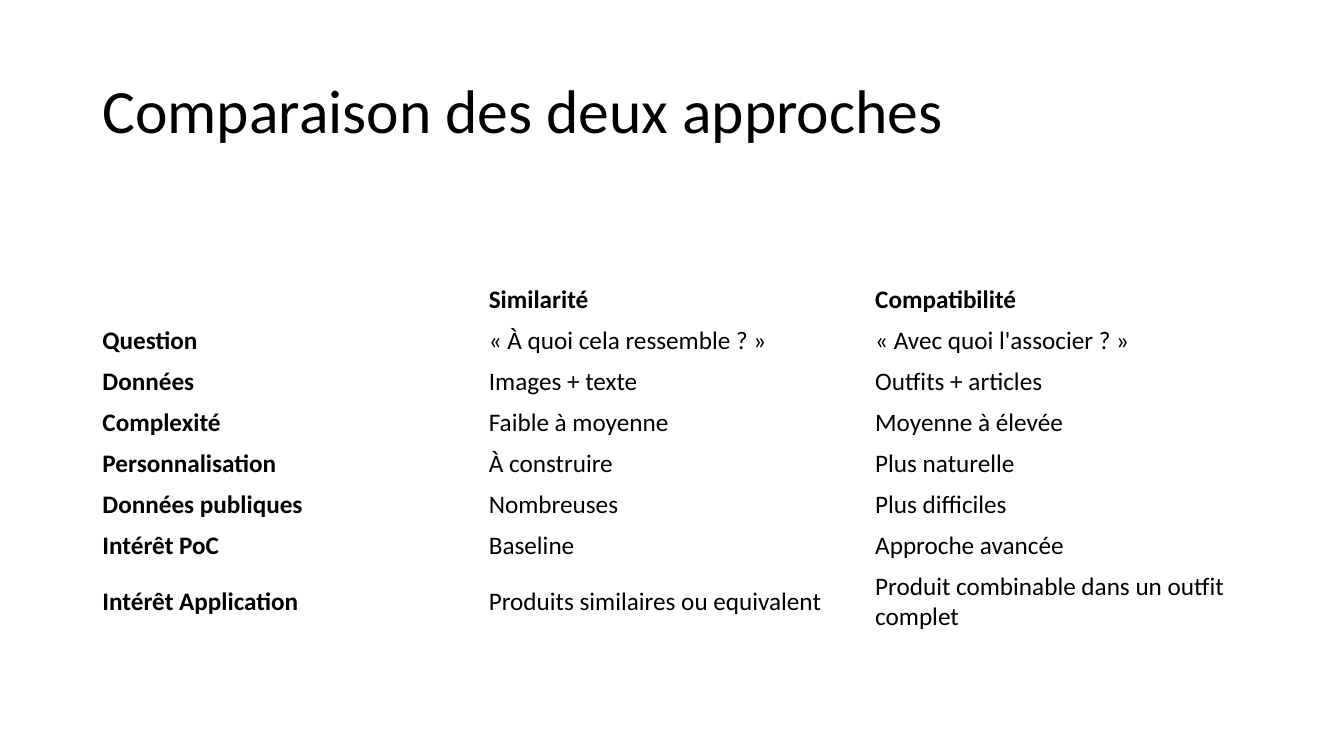
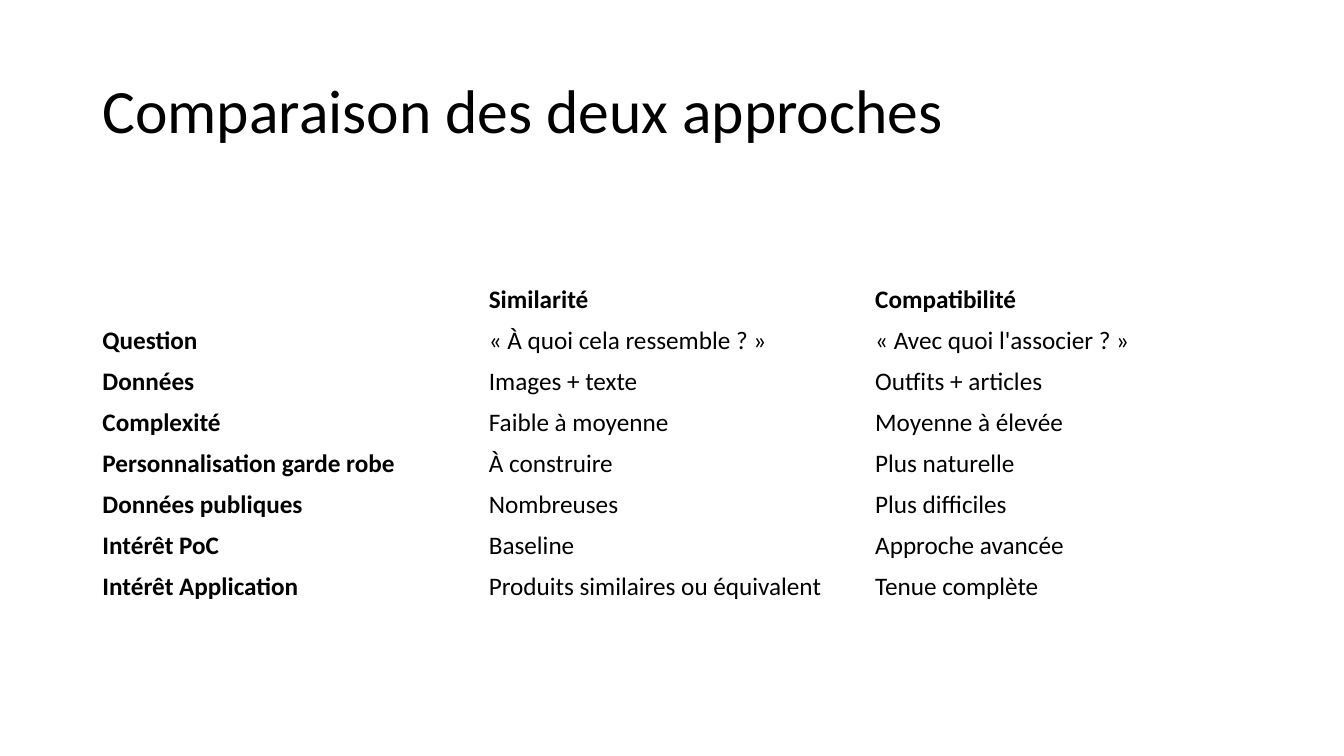
Before and after one commit to Ace4teaM/OCR-FashionInsta, a slide deck: slide 21 of POC.pptx (slide 19 before the commit). Drawn at 1344x756 pixels with LibreOffice and Linux fonts; fonts in the diff are those of the drawing. Boxes give left, top, right and bottom in pixels: in the first picture for what was removed or moved away, otherwise in the second. Text is boxed around its words. In the diff, an @@ line names an element or a change of style, - is before the commit and + after.

Commit message:
cadrage complet du PoC avant retouche finale

```diff
--- a/POC.pptx
+++ b/POC.pptx
@@ table at bbox=[93, 280, 1251, 603] @@
-row 5, column 1: Personnalisation
+row 5, column 1: Personnalisation garde robe
-row 8, column 2: Produits similaires ou equivalent
+row 8, column 2: Produits similaires ou équivalent
-row 8, column 3: Produit combinable dans un outfit complet
+row 8, column 3: Tenue complète
```
Also in this commit, not shown: 11 other slides changed, 6 slides added, 6 slides removed.
